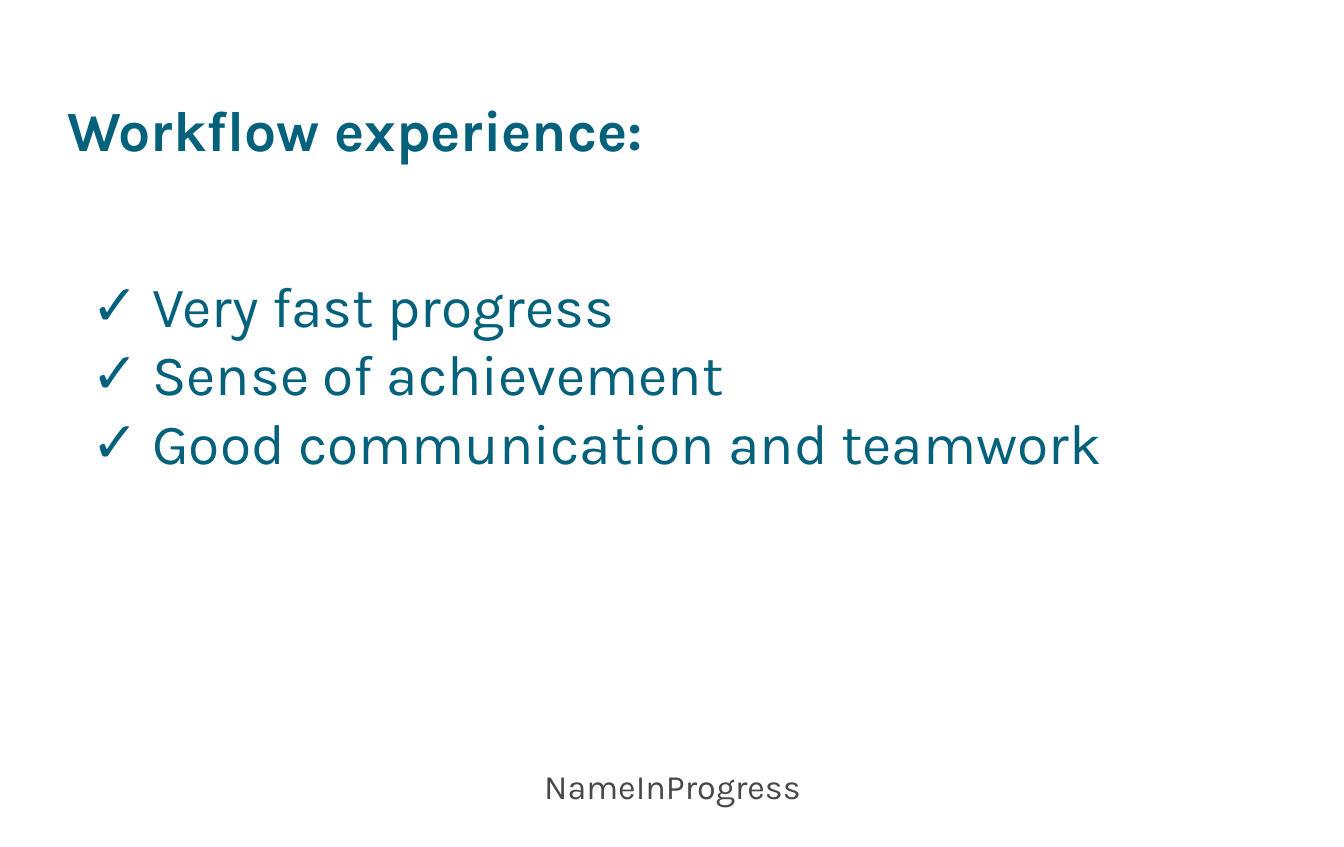
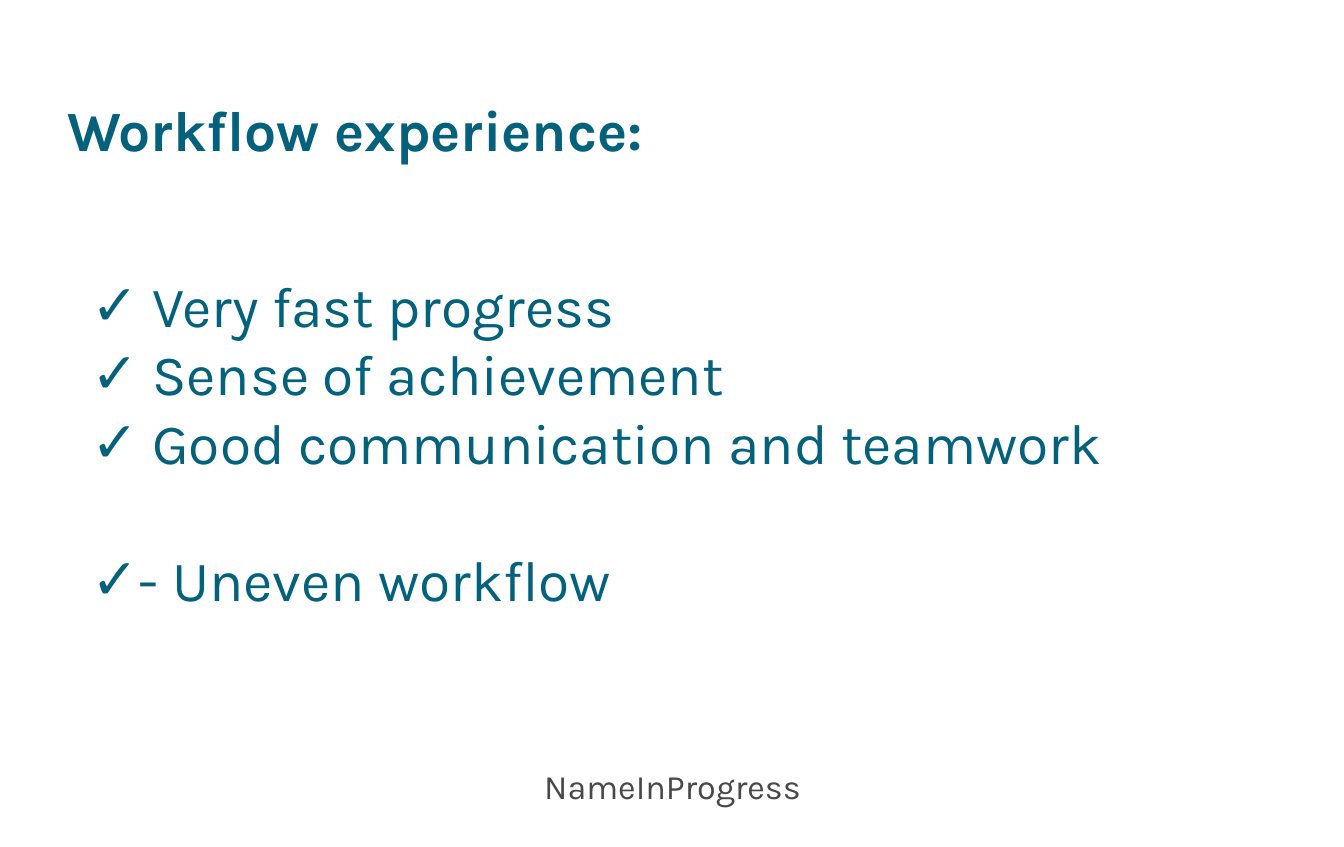
Before and after one commit to AntalKinceli/CodeCool-Labirinth, a slide deck: slide 5 of NameInProgressLabyrinth.odp. Drawn at 1344x847 pixels with LibreOffice and Linux fonts; fonts in the diff are those of the drawing; background and template pictures are left out. Boxes give left, top, right and bottom in pixels: in the first picture for what was removed or moved away, otherwise in the second. Text is boxed around its words. In the diff, an @@ line names an element or a change of style, - is before the commit and + after.

```diff
--- a/NameInProgressLabyrinth.odp
+++ b/NameInProgressLabyrinth.odp
@@ subtitle at [172, 561, 610, 602]: paragraph added @@
+  ✓ - Uneven workflow
```
Also in this commit, not shown: 3 other files.
